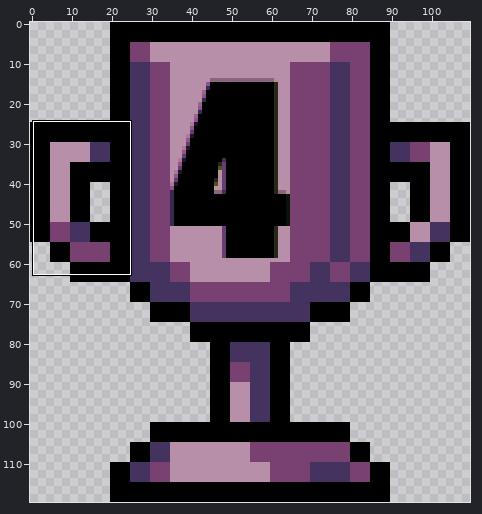
Sprite sheet, stored at phaser_smashed/public/images/cupBig4.png. Above, an overview of the earlier version with the close-up marked.
Close-up. Before the commit:
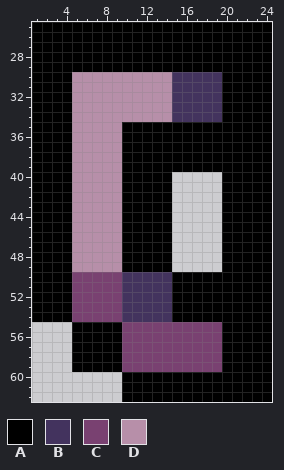
The file is 440x480 pixels, drawn in blocks of 4x4; one block is one cell here. Colours within 5 levels of each other are drawn and written as one. Shown: x 1..24, y 25..62. The commit also changed other parts of the picture, which this record leaves out.
Palette (. is transparent): A #000000  B #43335e  C #794171  D #b78fa9
Pixels before, first column x 1:
25 AAAAAAAAAAAAAAAAAAAAAAAA
26 AAAAAAAAAAAAAAAAAAAAAAAA
27 AAAAAAAAAAAAAAAAAAAAAAAA
28 AAAAAAAAAAAAAAAAAAAAAAAA
29 AAAAAAAAAAAAAAAAAAAAAAAA
30 AAAADDDDDDDDDDBBBBBAAAAA
31 AAAADDDDDDDDDDBBBBBAAAAA
32 AAAADDDDDDDDDDBBBBBAAAAA
33 AAAADDDDDDDDDDBBBBBAAAAA
34 AAAADDDDDDDDDDBBBBBAAAAA
35 AAAADDDDDAAAAAAAAAAAAAAA
36 AAAADDDDDAAAAAAAAAAAAAAA
37 AAAADDDDDAAAAAAAAAAAAAAA
38 AAAADDDDDAAAAAAAAAAAAAAA
39 AAAADDDDDAAAAAAAAAAAAAAA
40 AAAADDDDDAAAAA.....AAAAA
41 AAAADDDDDAAAAA.....AAAAA
42 AAAADDDDDAAAAA.....AAAAA
43 AAAADDDDDAAAAA.....AAAAA
44 AAAADDDDDAAAAA.....AAAAA
45 AAAADDDDDAAAAA.....AAAAA
46 AAAADDDDDAAAAA.....AAAAA
47 AAAADDDDDAAAAA.....AAAAA
48 AAAADDDDDAAAAA.....AAAAA
49 AAAADDDDDAAAAA.....AAAAA
50 AAAACCCCCBBBBBAAAAAAAAAA
51 AAAACCCCCBBBBBAAAAAAAAAA
52 AAAACCCCCBBBBBAAAAAAAAAA
53 AAAACCCCCBBBBBAAAAAAAAAA
54 AAAACCCCCBBBBBAAAAAAAAAA
55 ....AAAAACCCCCCCCCCAAAAA
56 ....AAAAACCCCCCCCCCAAAAA
57 ....AAAAACCCCCCCCCCAAAAA
58 ....AAAAACCCCCCCCCCAAAAA
59 ....AAAAACCCCCCCCCCAAAAA
60 .........AAAAAAAAAAAAAAA
61 .........AAAAAAAAAAAAAAA
62 .........AAAAAAAAAAAAAAA
Once edited:
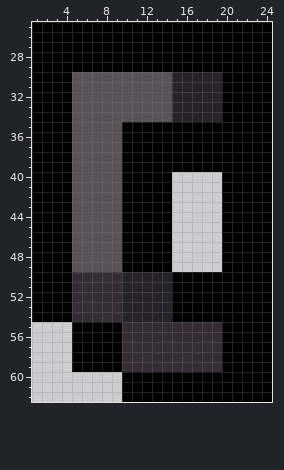
Difference:
Colour B changes from #43335e to #26232a.
Colour C changes from #794171 to #352d34.
Colour D changes from #b78fa9 to #595357.
